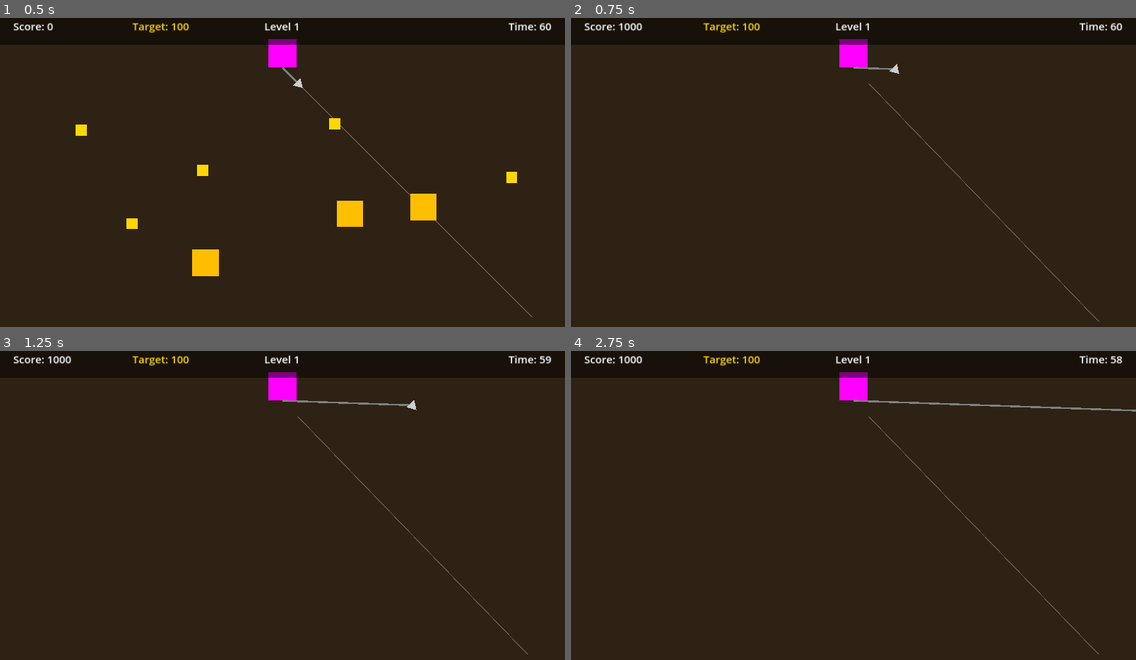
Above: before the commit, frames 1-4 (two rows, left to right).
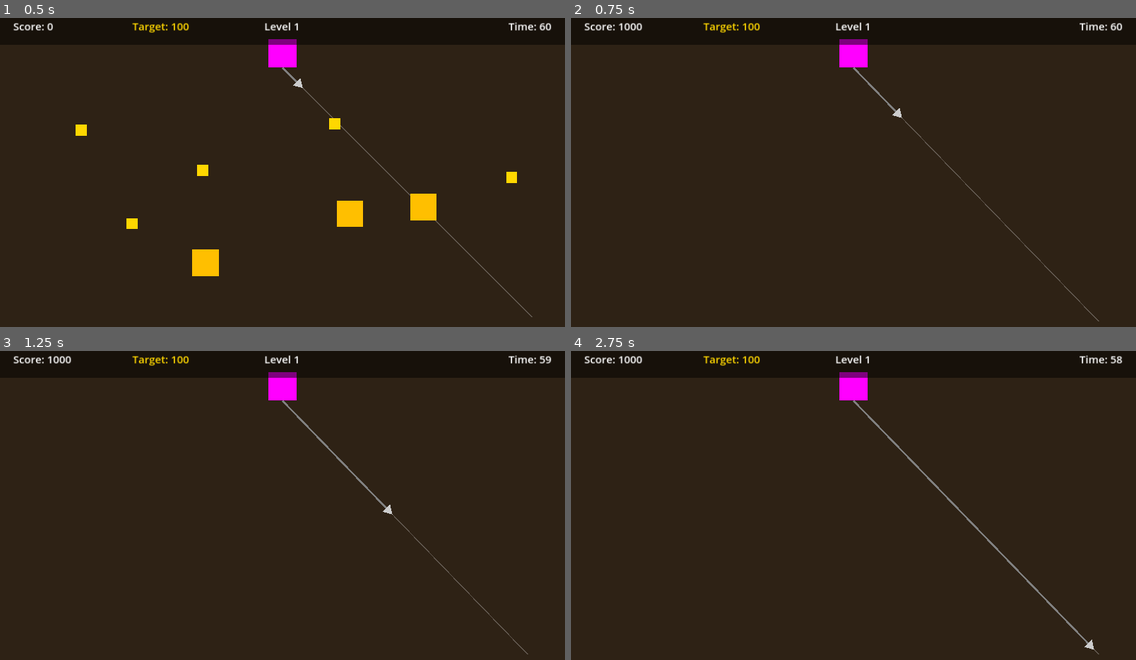
Above: after the commit, the same moments.

Repository: guige8211/GoldMiner
Game: Godot game, scene res://scenes/Level.tscn
The game is run twice, just before and just after one commit, with the same random seed, the same clock (stepped at 60 frames per second) and the same inputs.
Inputs:
- Up to frame 1 (0.5 s): no input
- Up to frame 2 (0.75 s): tap Enter (ui_accept) at 0.5 s; tap K (gm_collect_all) at 0.6 s
- Up to frame 3 (1.25 s): tap Enter (ui_accept) at 0.77 s
- Up to frame 4 (2.75 s): hold Down 1.28-2.03 s; tap Space at 1.35 s; tap Enter (ui_accept) at 1.52 s; tap K (gm_collect_all) at 2.1 s

Frame 1 is identical in both runs. In frame 2, 0.2% of the frame differs, in the area x 49-59%, y 14-33%; in frame 3, 0.3%; in frame 4, 0.7%, in the area x 49-100%, y 15-97%.

Commit message:
Fix hook tip double rotation and offset bugs

Diff:
--- a/scripts/player/Hook.gd
+++ b/scripts/player/Hook.gd
@@ -69,8 +69,10 @@
 	# Calculate the tip position based on current angle and length
 	# In a real setup, you'd move the tip CharacterBody2D or Area2D
 	# and draw a Line2D from origin to tip.
-	var dir = Vector2.DOWN.rotated(rotation)
-	var tip_pos = dir * current_length
+	# Hook node itself rotates, so local downward direction is always just Vector2.DOWN
+	var dir = Vector2.DOWN
+	# The base length of the rope starts at 50 (from 0,0 to 0,50 where Tip sits initially)
+	var tip_pos = dir * (50.0 + current_length)
 
 	# Assuming there's a child node called "Tip" that has the Area2D
 	var tip_node = get_node_or_null("Tip")
@@ -81,6 +83,11 @@
 	var line_node = get_node_or_null("Line2D")
 	if line_node:
 		line_node.points = [Vector2.ZERO, tip_pos]
+
+	# Keep AimLine pointing correctly regardless of length
+	var aim_line = get_node_or_null("AimLine")
+	if aim_line and current_state == HookState.SWINGING:
+		aim_line.points = [Vector2.ZERO, dir * 800.0]
 
 func fire() -> void:
 	if current_state == HookState.SWINGING:
Not shown, added: fix_hook_aimline_rot.py
Not shown, added: python_push_gmtool.py
